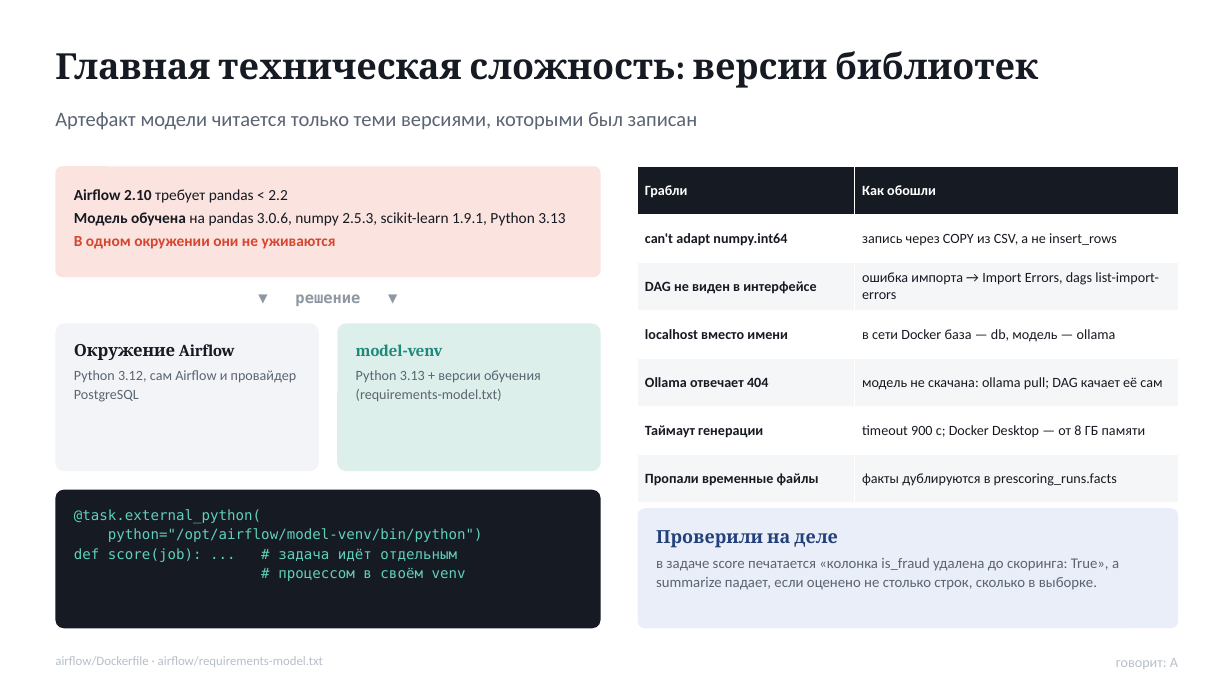
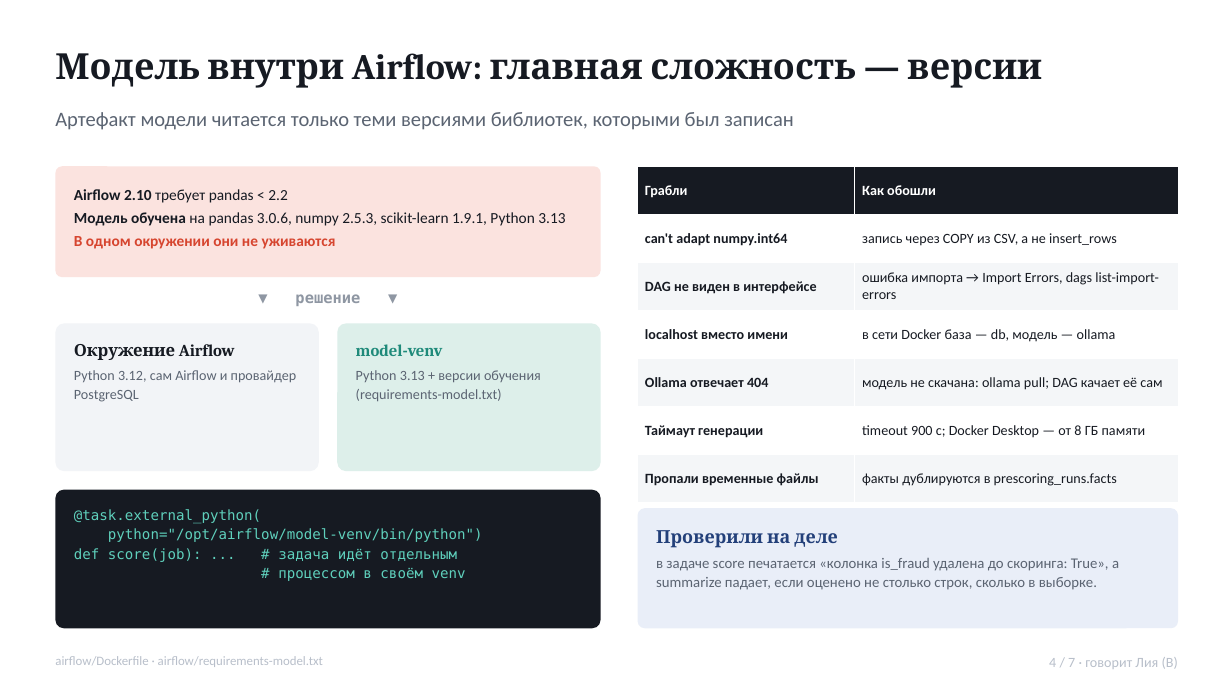
Before and after one commit to shrailymadil-debug/antifraud, a slide deck: slide 4 of docs/presentations/Неделя6_презентация.pptx. Drawn at 1232x693 pixels with LibreOffice and Linux fonts; fonts in the diff are those of the drawing. Boxes give left, top, right and bottom in pixels: in the first picture for what was removed or moved away, otherwise in the second. Text is boxed around its words. In the diff, an @@ line names an element or a change of style, - is before the commit and + after.

```diff
--- a/docs/presentations/Неделя6_презентация.pptx
+++ b/docs/presentations/Неделя6_презентация.pptx
@@ text at bbox=[55, 53, 1041, 88]: text changed @@
-Главная техническая сложность: версии библиотек
+Модель внутри Airflow: главная сложность — версии
@@ text at bbox=[55, 112, 794, 130]: text changed @@
-Артефакт модели читается только теми версиями, которыми был записан
+Артефакт модели читается только теми версиями библиотек, которыми был записан
@@ text at bbox=[1049, 657, 1178, 669]: text changed @@
-говорит: A
+4 / 7 · говорит Лия (B)
```
Also in this commit, not shown: 6 other slides changed, 1 other file.
